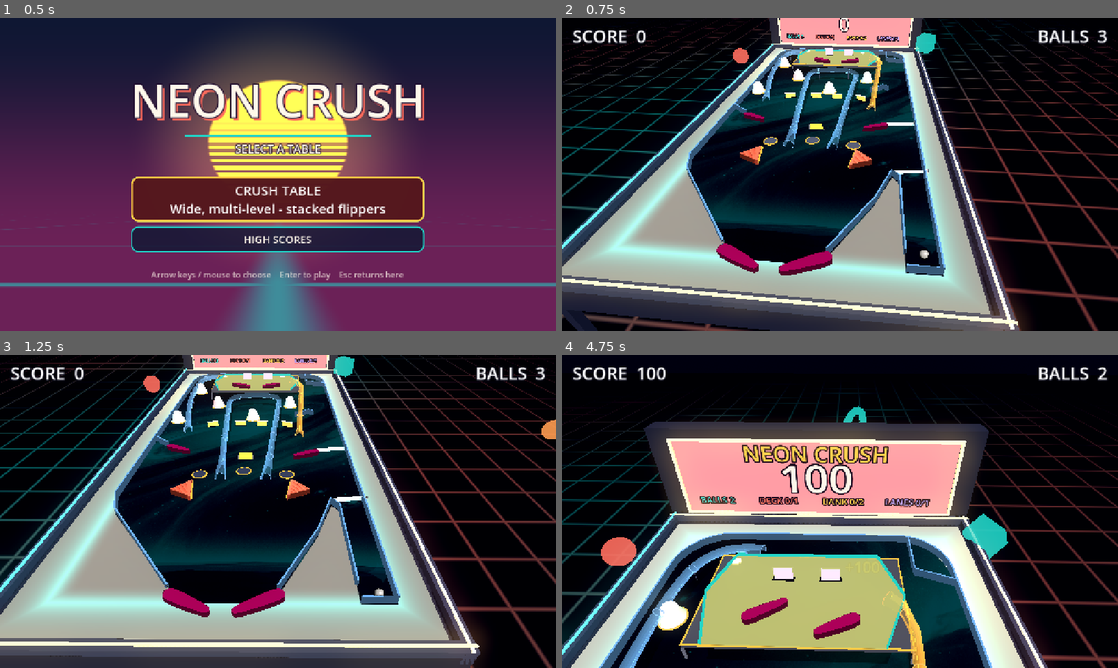
Above: before the commit, frames 1-4 (two rows, left to right).
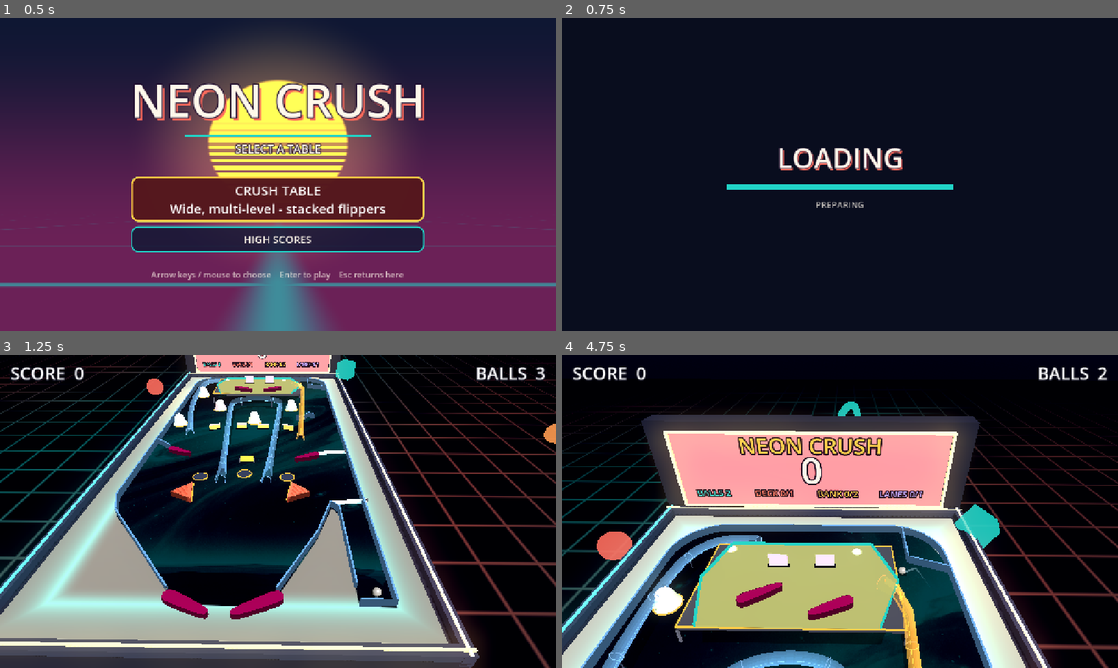
Above: after the commit, the same moments.

Repository: eddieedease/gdpb
Game: Godot game, scene res://scenes/table_select.tscn
Two runs of this game, one before a commit and one after it. Both use one fixed random seed, a clock stepped at 60 frames per second and the inputs below. Sound files missing from this copy of the repository are replaced by a short silence.
Inputs:
- Up to frame 1 (0.5 s): no input
- Up to frame 2 (0.75 s): click "CRUSH TABLE Wide, multi-level…" at 0.5 s
- Up to frame 3 (1.25 s): no input
- Up to frame 4 (4.75 s): tap Enter (restart) at 1.25 s; hold E (nudge_right) 1.28-2.03 s; hold Space (launch) 1.28-2.03 s; hold Down (ui_down) 2.03-2.78 s; tap Backspace at 2.1, 3.6 s; hold E (nudge_right) 2.78-3.53 s; hold Space (launch) 2.78-3.53 s; hold Up (ui_up) 3.53-4.28 s; hold A (flipper_left) from 4.28 s (still down); hold Space (launch) from 4.28 s (still down)

Frame 1 is identical in both runs. In frame 2, 78% of the frame differs, in the area x 0-100%, y 0-100%; in frame 3, 21%; in frame 4, 38%.

Commit message:
Cover scene changes with a threaded loading screen
Entering the table costs about 350ms cold on a fast machine, and roughly half
of that is crush_view building its 3D geometry on the main thread - a cost that
does not shrink on a second visit and grows with every piece added. On slower
hardware that is comfortably past the point where an uncovered freeze reads as
the game having hung.

SceneLoader is an autoload overlay, which it has to be: one living inside a
scene would be destroyed by the very change it exists to cover. The resource
comes in on a background thread with progress shown, so a slow disk cannot
freeze the window, and the overlay holds while the new scene's _ready runs.

It also stays up for a minimum half second. Without that it would flash up and
vanish on a fast machine, which reads as a glitch rather than as polish.

Co-Authored-By: Claude Sonnet 5 <noreply@anthropic.com>

Diff:
--- a/project.godot
+++ b/project.godot
@@ -25,6 +25,7 @@
 Settings="*res://scripts/settings.gd"
 SoundManager="*res://scenes/sound_manager.tscn"
 HighScores="*res://scripts/high_scores.gd"
+SceneLoader="*res://scripts/scene_loader.gd"
 
 [display]
 
--- a/scripts/high_score_screen.gd
+++ b/scripts/high_score_screen.gd
@@ -275,8 +275,8 @@
 
 
 func _on_play_again() -> void:
-	get_tree().change_scene_to_file("res://scenes/crush_view.tscn")
+	SceneLoader.goto("res://scenes/crush_view.tscn")
 
 
 func _on_menu() -> void:
-	get_tree().change_scene_to_file("res://scenes/table_select.tscn")
+	SceneLoader.goto("res://scenes/table_select.tscn")
--- a/scripts/pause_menu.gd
+++ b/scripts/pause_menu.gd
@@ -170,7 +170,7 @@
 
 func _on_menu() -> void:
 	get_tree().paused = false
-	get_tree().change_scene_to_file("res://scenes/table_select.tscn")
+	SceneLoader.goto("res://scenes/table_select.tscn")
 
 
 func _unhandled_input(event: InputEvent) -> void:
--- /dev/null
+++ b/scripts/scene_loader.gd
@@ -0,0 +1,144 @@
+extends CanvasLayer
+## Loading overlay, autoloaded as SceneLoader. Call SceneLoader.goto(path)
+## anywhere you would have called get_tree().change_scene_to_file(path).
+##
+## Being an autoload CanvasLayer, it survives the scene swap it is covering -
+## a loading screen that lives inside a scene would be destroyed by the very
+## change it exists to hide.
+##
+## The resource is pulled in on a background thread so a slow disk cannot freeze
+## the window, and progress is shown. The new scene's own _ready still runs on
+## the main thread (crush_view builds all its 3D geometry there, which is the
+## bulk of the wait) - the overlay simply holds while that happens, which is
+## exactly what it is for.
+
+const MenuTheme := preload("res://scripts/menu_theme.gd")
+
+## Kept up for at least this long. On a fast machine the whole transition can be
+## under 200ms, and an overlay that flashes up and vanishes reads as a glitch -
+## better to show it deliberately or not at all.
+const MIN_VISIBLE := 0.5
+const FADE := 0.16
+
+var _root: Control
+var _bar_fill: ColorRect
+var _status: Label
+var _busy := false
+
+
+func _ready() -> void:
+	layer = 100
+	process_mode = Node.PROCESS_MODE_ALWAYS
+	_build()
+	_root.visible = false
+
+
+func _build() -> void:
+	_root = Control.new()
+	_root.set_anchors_preset(Control.PRESET_FULL_RECT)
+	_root.mouse_filter = Control.MOUSE_FILTER_STOP
+	add_child(_root)
+
+	var bg := ColorRect.new()
+	bg.color = Color(0.035, 0.05, 0.12)
+	bg.set_anchors_preset(Control.PRESET_FULL_RECT)
+	_root.add_child(bg)
+
+	var centre := CenterContainer.new()
+	centre.set_anchors_preset(Control.PRESET_FULL_RECT)
+	_root.add_child(centre)
+
+	var box := VBoxContainer.new()
+	box.alignment = BoxContainer.ALIGNMENT_CENTER
+	box.add_theme_constant_override("separation", 18)
+	centre.add_child(box)
+
+	box.add_child(MenuTheme.heading("LOADING", 64))
+
+	# Progress track and fill, built from plain rects so it picks up the
+	# front-end palette rather than the default theme.
+	var track := ColorRect.new()
+	track.color = Color(MenuTheme.C_DEEP.r, MenuTheme.C_DEEP.g, MenuTheme.C_DEEP.b, 0.9)
+	track.custom_minimum_size = Vector2(520, 14)
+	box.add_child(track)
+	_bar_fill = ColorRect.new()
+	_bar_fill.color = MenuTheme.C_TURQ
+	_bar_fill.anchor_bottom = 1.0
+	_bar_fill.offset_right = 0.0
+	track.add_child(_bar_fill)
+
+	_status = Label.new()
+	_status.horizontal_alignment = HORIZONTAL_ALIGNMENT_CENTER
+	_status.add_theme_font_size_override("font_size", 20)
+	_status.add_theme_color_override("font_color", MenuTheme.C_CREAM)
+	_status.modulate = Color(1, 1, 1, 0.75)
+	box.add_child(_status)
+
+
+func _set_progress(frac: float, text: String) -> void:
+	if is_instance_valid(_bar_fill):
+		_bar_fill.offset_right = 520.0 * clampf(frac, 0.0, 1.0)
+	if is_instance_valid(_status):
+		_status.text = text
+
+
+## Swap to `path` behind the overlay.
+func goto(path: String) -> void:
+	if _busy:
+		return
+	_busy = true
+	# A caller may be a pause menu, and a paused tree would stall the fades and
+	# the progress polling.
+	get_tree().paused = false
+
+	_set_progress(0.0, "")
+	_root.visible = true
+	_root.modulate.a = 0.0
+	var shown_at := Time.get_ticks_msec()
+	var tw := create_tween()
+	tw.tween_property(_root, "modulate:a", 1.0, FADE)
+	await tw.finished
+
+	var packed: PackedScene = await _load_threaded(path)
+	if packed == null:
+		# Fall back to a plain blocking change rather than stranding the player
+		# on a loading screen that never finishes.
+		get_tree().change_scene_to_file(path)
+	else:
+		# The scene's _ready runs on the main thread and will stall here; say so
+		# rather than leaving the bar sitting at 100% looking hung.
+		_set_progress(1.0, "PREPARING")
+		await get_tree().process_frame
+		get_tree().change_scene_to_packed(packed)
+
+	# Let the new scene finish _ready and actually draw before uncovering it.
+	await get_tree().process_frame
+	await get_tree().process_frame
+	while Time.get_ticks_msec() - shown_at < int(MIN_VISIBLE * 1000.0):
+		await get_tree().process_frame
+
+	var out := create_tween()
+	out.tween_property(_root, "modulate:a", 0.0, FADE)
+	await out.finished
+	_root.visible = false
+	_busy = false
+
+
+## Pull the scene in off the main thread, reporting progress. Returns null if
+## the load failed or the path is bad.
+func _load_threaded(path: String) -> PackedScene:
+	if ResourceLoader.load_threaded_request(path) != OK:
+		return null
+	while true:
+		var progress: Array = []
+		var status := ResourceLoader.load_threaded_get_status(path, progress)
+		match status:
+			ResourceLoader.THREAD_LOAD_IN_PROGRESS:
+				var frac: float = progress[0] if progress.size() > 0 else 0.0
+				_set_progress(frac * 0.9, "%d%%" % roundi(frac * 100.0))
+			ResourceLoader.THREAD_LOAD_LOADED:
+				return ResourceLoader.load_threaded_get(path) as PackedScene
+			_:
+				return null
+		await get_tree().process_frame
+	return null
--- a/scripts/table_game.gd
+++ b/scripts/table_game.gd
@@ -202,7 +202,7 @@
 	if not is_inside_tree():
 		return
 	HighScores.pending_score = final_score
-	get_tree().change_scene_to_file("res://scenes/high_scores.tscn")
+	SceneLoader.goto("res://scenes/high_scores.tscn")
 
 
 func _on_rollover(body: Node, _area: Area2D) -> void:
@@ -307,7 +307,7 @@
 
 func _unhandled_input(event: InputEvent) -> void:
 	if event.is_action_pressed("ui_cancel"):
-		get_tree().change_scene_to_file("res://scenes/table_select.tscn")
+		SceneLoader.goto("res://scenes/table_select.tscn")
 	elif event.is_action_pressed("restart") and GameManager.is_game_over:
 		GameManager.reset()
 		for bank in [_main_bank, _deck_bank, _light_bank]:
--- a/scripts/table_select.gd
+++ b/scripts/table_select.gd
@@ -110,8 +110,8 @@
 
 
 func _on_table_chosen(scene_path: String) -> void:
-	get_tree().change_scene_to_file(scene_path)
+	SceneLoader.goto(scene_path)
 
 
 func _on_high_scores() -> void:
-	get_tree().change_scene_to_file("res://scenes/high_scores.tscn")
+	SceneLoader.goto("res://scenes/high_scores.tscn")
Not shown, added: scripts/scene_loader.gd.uid
